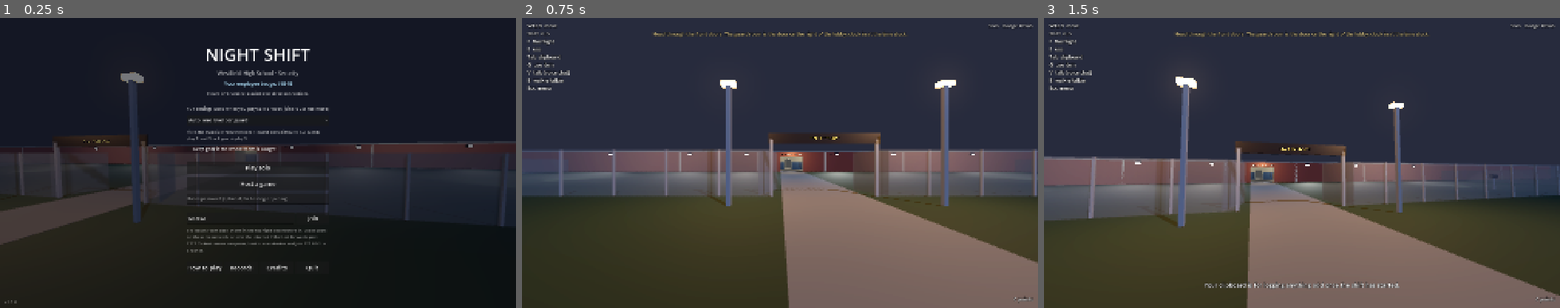
Above: before the commit, frames 1-3 (left to right).
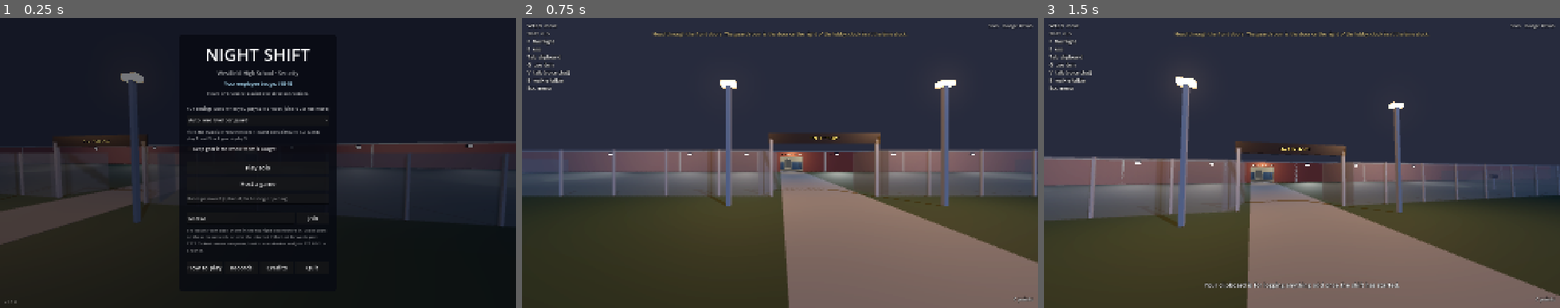
Above: after the commit, the same moments.

Repository: Travis700/Game
Game: Godot game, scene res://scenes/main.tscn
The game is run twice, just before and just after one commit, with the same random seed, the same clock (stepped at 60 frames per second) and the same inputs.
Inputs (mouse positions are in pixels of both pictures, inside the frame that each line leads up to):
- Up to frame 1 (0.25 s): no input
- Up to frame 2 (0.75 s): click "Play solo" at 0.5 s
- Up to frame 3 (1.5 s): tap Enter at 1.25 s; move the mouse to (1327, 163) at 1.27 s; hold W (move_forward) from 1.28 s (still down); hold Tab (clipboard) from 1.28 s (still down); click (1327, 163) at 1.42 s

The runs differ from the first frame. In frame 1, 2.6% of the frame differs, in the area x 34-66%, y 43-68%; in frame 2, nothing differs; in frame 3, nothing differs.

Commit message:
Put the main menu on a dark panel so it reads clearly over the school
Co-Authored-By: Claude Opus 5.5 <noreply@anthropic.com>
Claude-Session: https://claude.ai/code/session_015YKvNgaJwTwAVL8wj2PRTQ

Diff:
--- a/scripts/menu.gd
+++ b/scripts/menu.gd
@@ -45,7 +45,15 @@
 	var column := VBoxContainer.new()
 	column.custom_minimum_size = Vector2(420, 0)
 	column.add_theme_constant_override("separation", 12)
-	center.add_child(column)
+	# A dark panel behind the menu so it reads clearly over the school.
+	var panel := PanelContainer.new()
+	var style := StyleBoxFlat.new()
+	style.bg_color = Color(0.03, 0.04, 0.07, 0.82)
+	style.set_corner_radius_all(12)
+	style.set_content_margin_all(28)
+	panel.add_theme_stylebox_override("panel", style)
+	center.add_child(panel)
+	panel.add_child(column)
 
 	var title := Label.new()
 	title.text = "NIGHT SHIFT"
